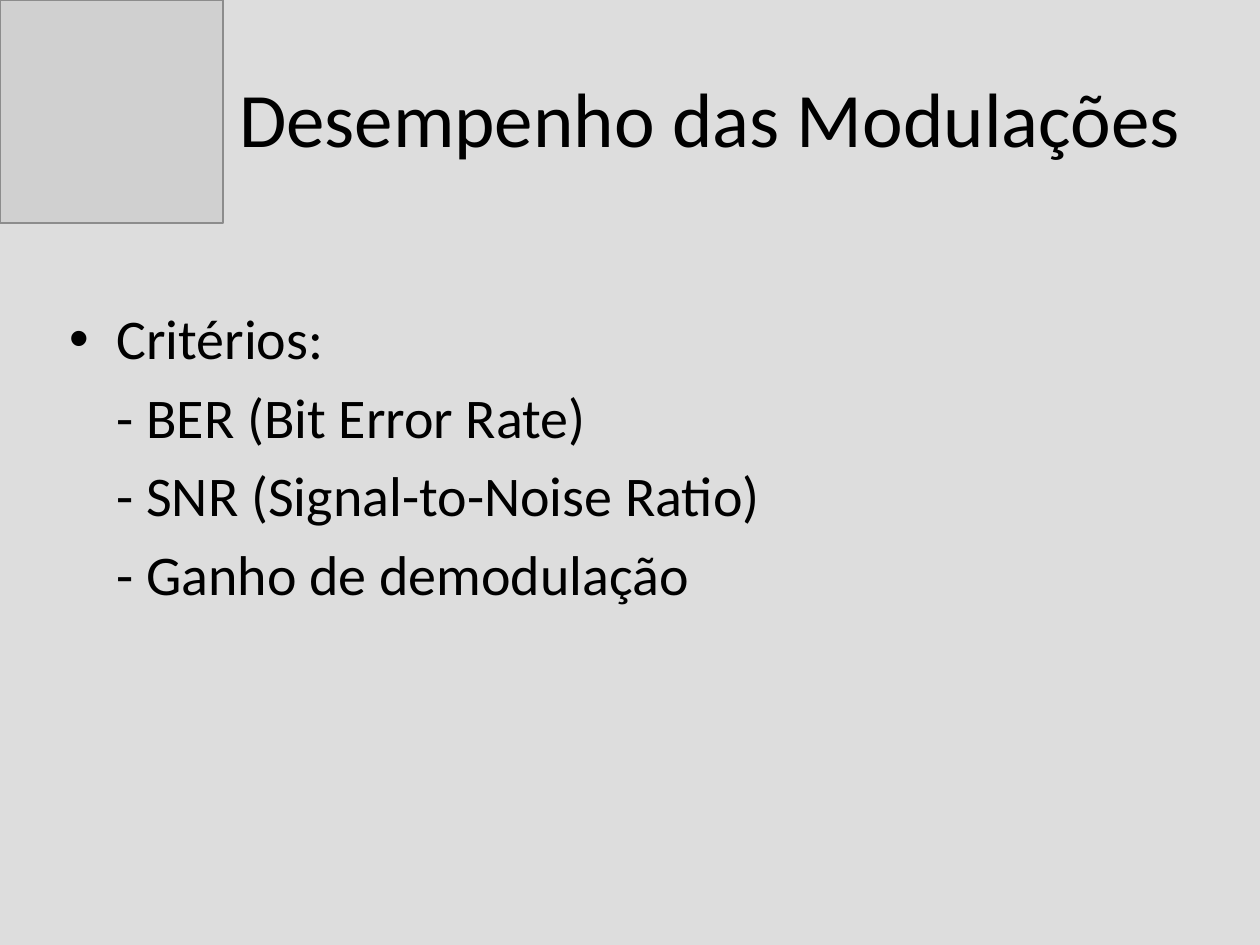
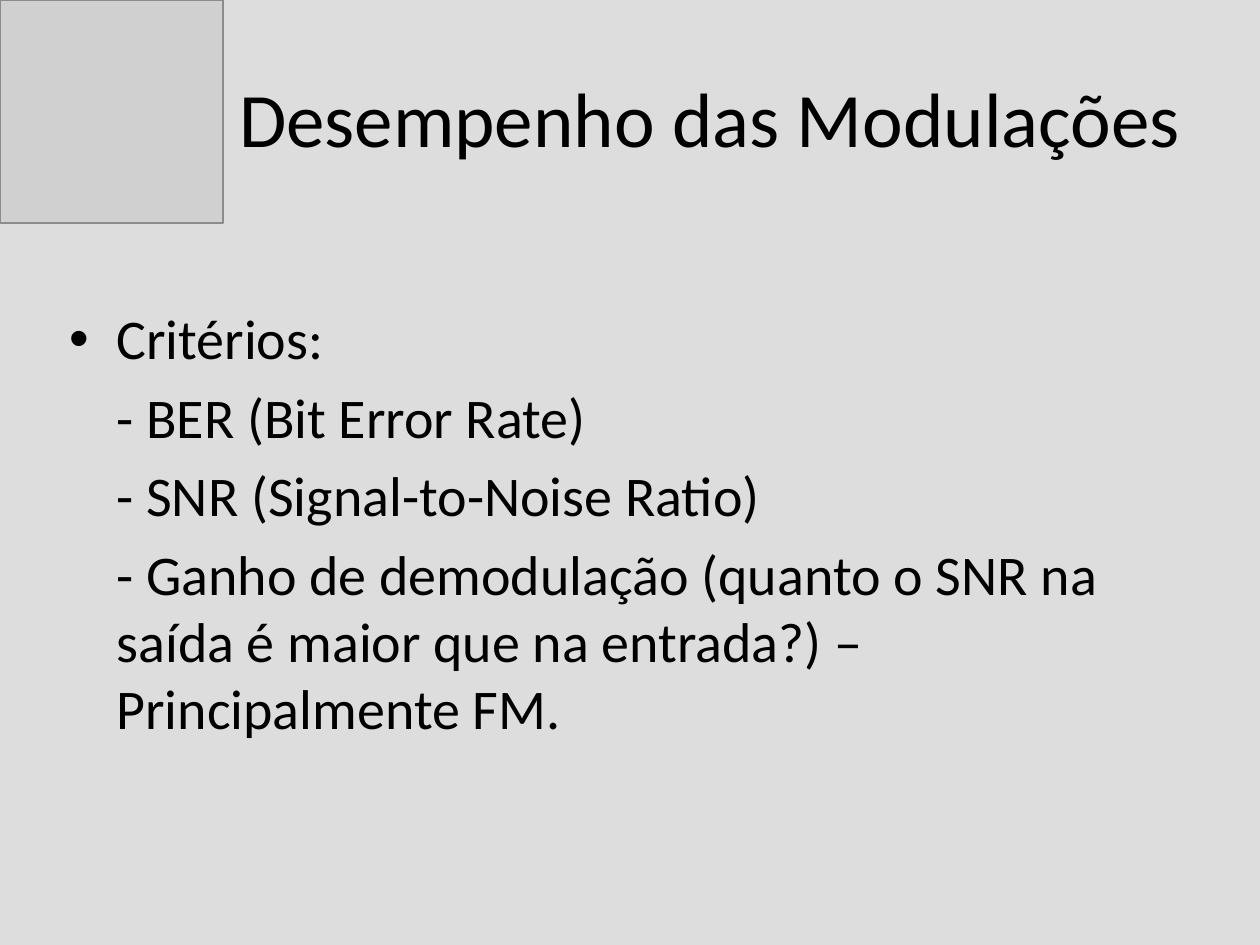
Before and after one commit to alenior/IFCE, a slide deck: slide 12 of P7/TV DIGITAL/modulacao_tv_digital.odp. Drawn at 1260x945 pixels with LibreOffice and Linux fonts; fonts in the diff are those of the drawing; grey boxes stand for pictures. Boxes give left, top, right and bottom in pixels: in the first picture for what was removed or moved away, otherwise in the second. Text is boxed around its words. In the diff, an @@ line names an element or a change of style, - is before the commit and + after.

```diff
--- a/P7/TV DIGITAL/modulacao_tv_digital.odp
+++ b/P7/TV DIGITAL/modulacao_tv_digital.odp
@@ text at <box>116,554,1097,738</box>: text changed @@
-- Ganho de demodulação
+- Ganho de demodulação (quanto o SNR na saída é maior que na entrada?) – Principalmente FM.
```
Also in this commit, not shown: 5 other slides changed, 4 other files.
